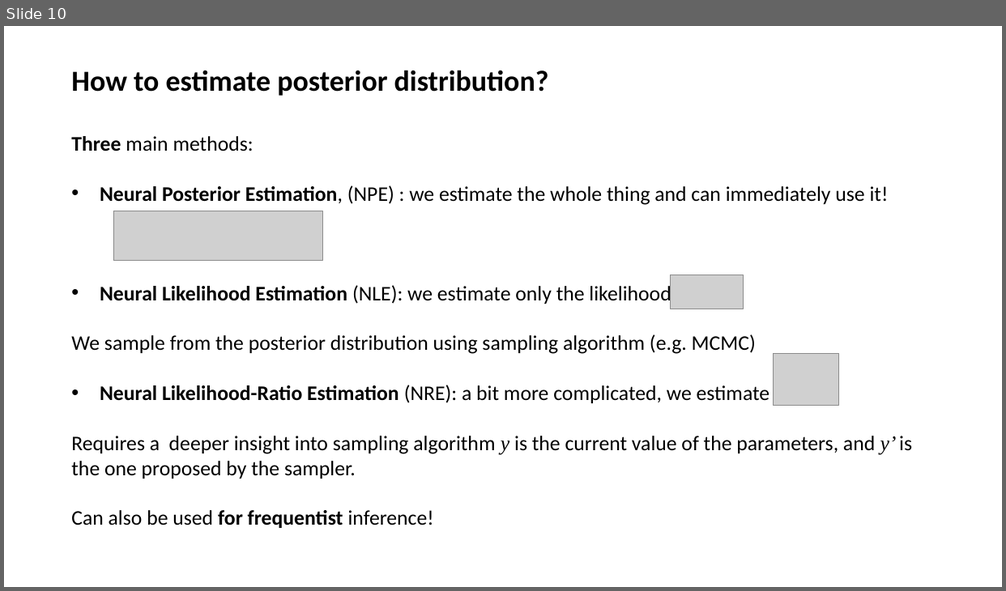
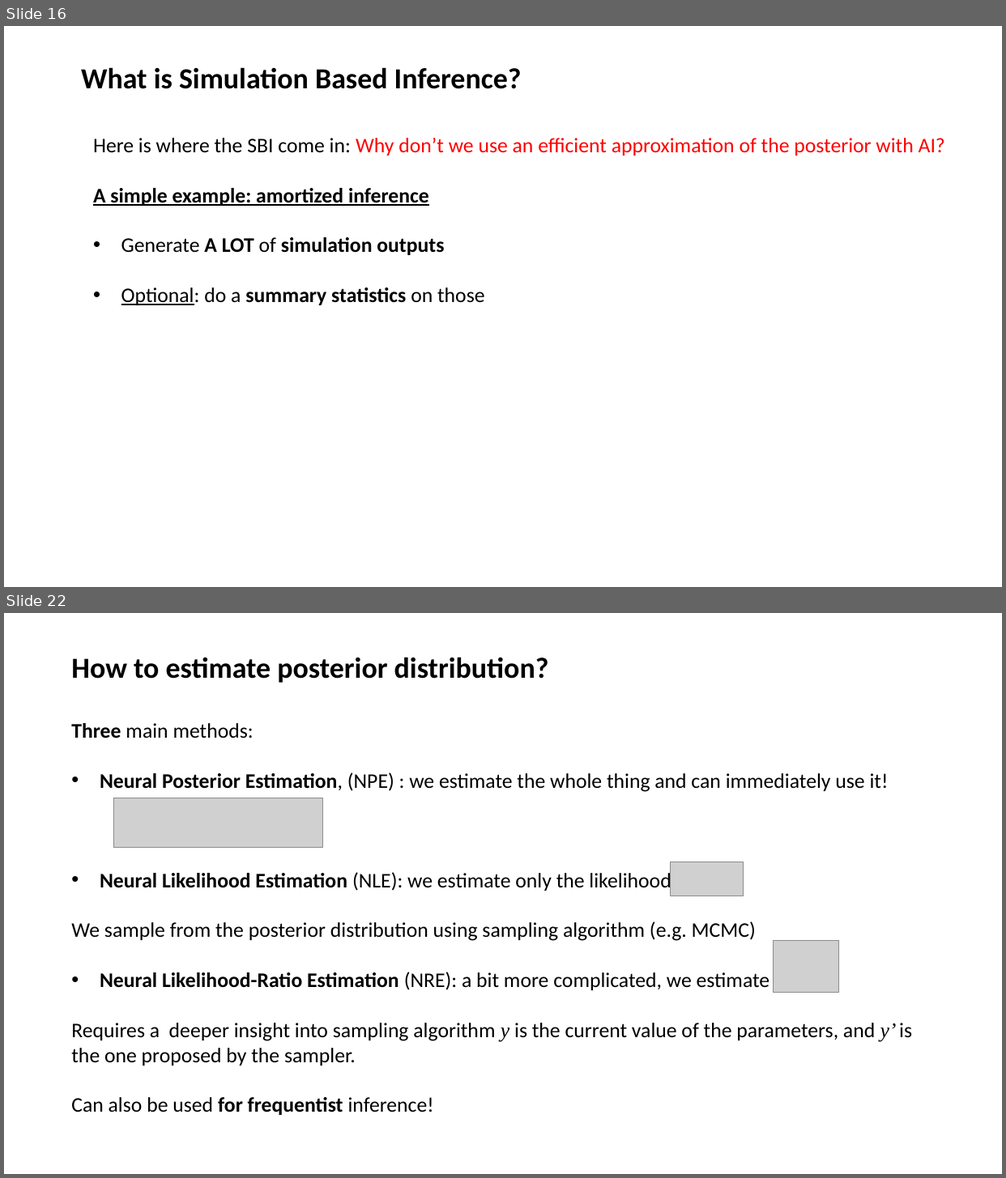
Before and after one commit to albazarova/sbi_intro, a slide deck: SBI_tutorial_v1.2.pptx. Shown one above the other, each under a label of ours: slide 10 before the commit, slides 16 and 22 after it; the slides between them are not shown. The pictures are 1006x591 and 1006x1178 pixels, drawn with LibreOffice and Linux fonts; fonts in the diff are those of the drawing; grey boxes stand for pictures. Boxes give left, top, right and bottom in pixels: in the first picture for what was removed or moved away, otherwise in the second. Text is boxed around its words. In the diff, an @@ line names an element or a change of style, - is before the commit and + after.

```diff
--- a/SBI_tutorial_v1.2.pptx
+++ b/SBI_tutorial_v1.2.pptx
@@ slide 16 added at [4,26,1002,587], background #FFFFFF @@
@@ text added at [81,67,522,89], 28 pt, text #000000, bold @@
+What is Simulation Based Inference?
@@ text added at [93,138,945,305], 20 pt, text #000000 @@
+Here is where the SBI come in: Why don’t we use an efficient approximation of the posterior with AI?
+A simple example: amortized inference
+• Generate A LOT of simulation outputs
+• Optional: do a summary statistics on those
@@ what was slide 10 is now slide 22 @@
```
Also in this commit, not shown: 4 slides changed, 20 other slides added.
